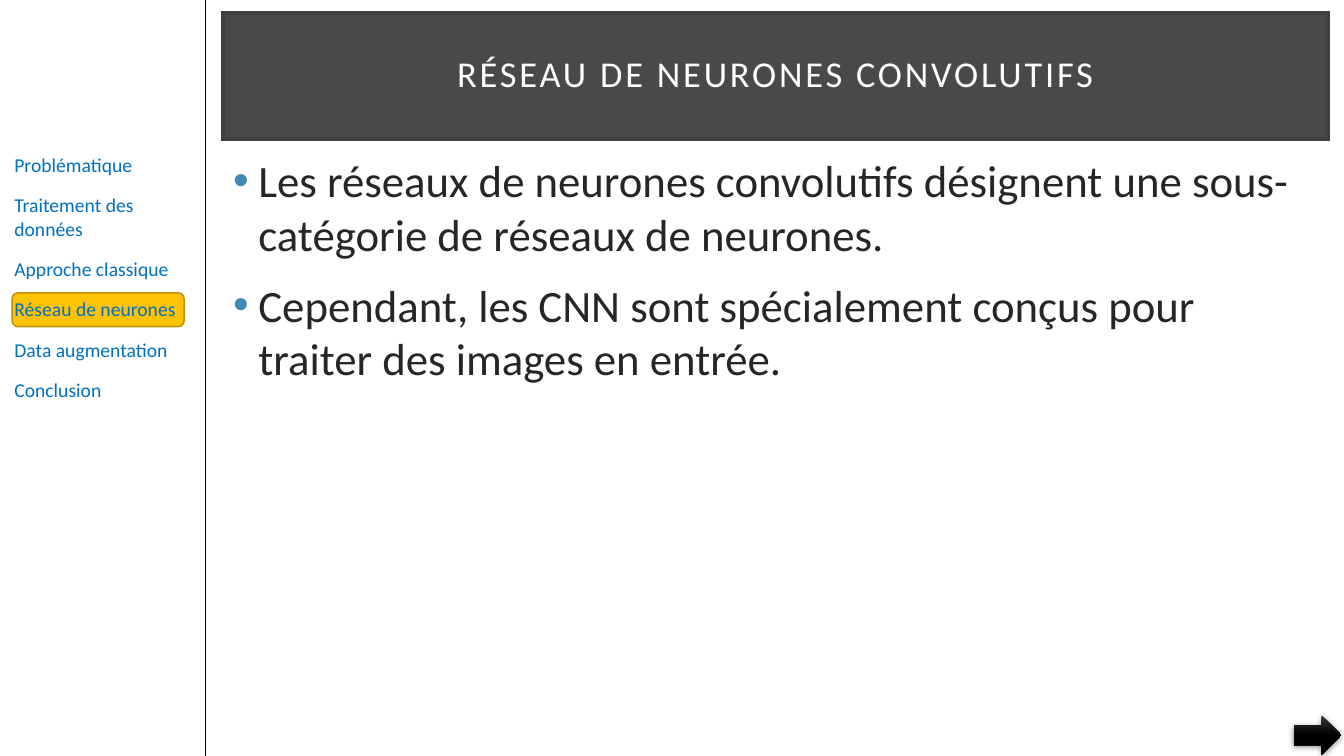
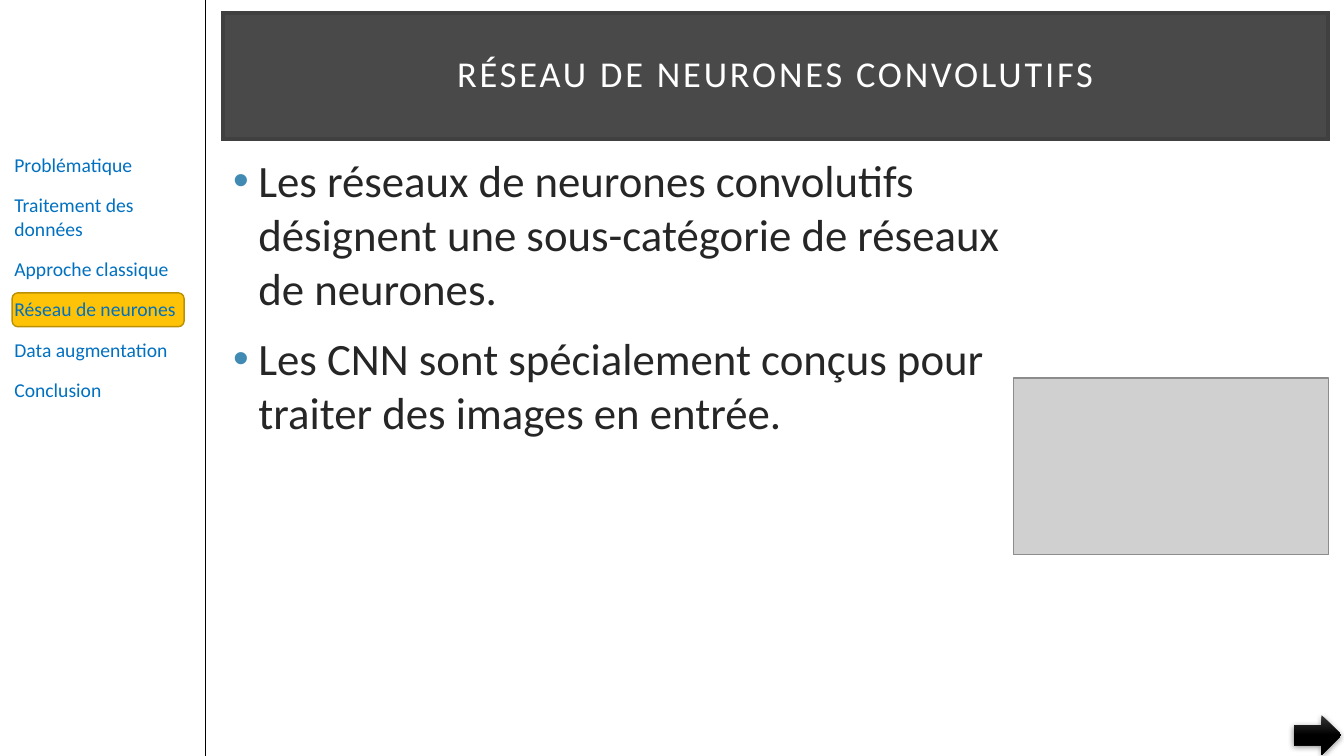
Before and after one commit to pfroide/python, a slide deck: slide 25 of Projet_7/p7.pptx. Drawn at 1344x756 pixels with LibreOffice and Linux fonts; fonts in the diff are those of the drawing; grey boxes stand for pictures. Boxes give left, top, right and bottom in pixels: in the first picture for what was removed or moved away, otherwise in the second. Text is boxed around its words. In the diff, an @@ line names an element or a change of style, - is before the commit and + after.

```diff
--- a/Projet_7/p7.pptx
+++ b/Projet_7/p7.pptx
@@ text at (x1=258, y1=344, x2=983, y2=437): text changed @@
-• Cependant, les CNN sont spécialement conçus pour traiter des images en entrée.
+• Les CNN sont spécialement conçus pour traiter des images en entrée.
@@ picture added at (x1=1013, y1=378, x2=1328, y2=555) @@
```
Also in this commit, not shown: 17 other slides changed, 2 slides added, 1 slide removed.
